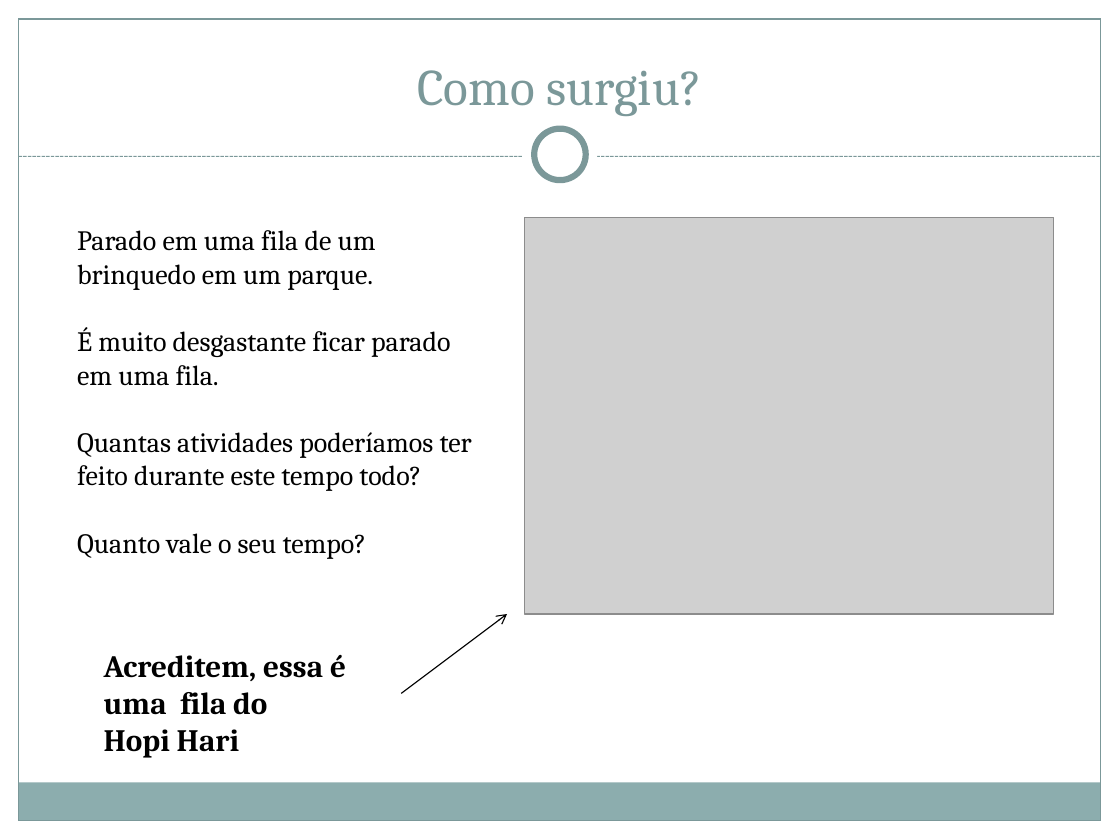
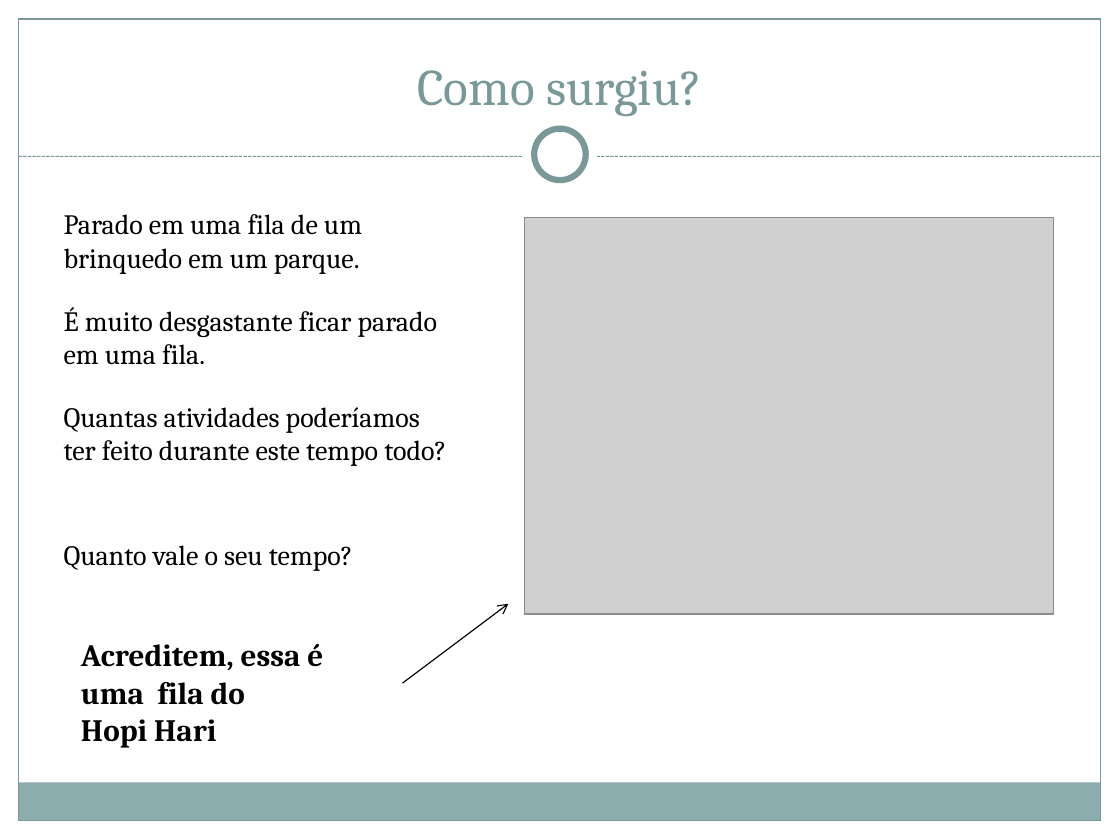
Before and after one commit to herberton/projetof1, a slide deck: slide 3 of wiki/Apresentação/Apresentação Final.pptx. Drawn at 1120x840 pixels with LibreOffice and Linux fonts; fonts in the diff are those of the drawing; grey boxes stand for pictures. Boxes give left, top, right and bottom in pixels: in the first picture for what was removed or moved away, otherwise in the second. Text is boxed around its words. In the diff, an @@ line names an element or a change of style, - is before the commit and + after.

```diff
--- a/wiki/Apresentação/Apresentação Final.pptx
+++ b/wiki/Apresentação/Apresentação Final.pptx
@@ text added at (64, 214, 362, 274), 18 pt, text #000000 @@
+Parado em uma fila de um brinquedo em um parque.
@@ text at (77, 230, 472, 491): paragraphs removed @@
-Parado em uma fila de um brinquedo em um parque.
-É muito desgastante ficar parado em uma fila.
-Quantas atividades poderíamos ter feito durante este tempo todo?
@@ text added at (64, 307, 437, 365), 18 pt, text #000000 @@
+É muito desgastante ficar parado em uma fila.
@@ text added at (64, 407, 446, 466), 18 pt, text #000000 @@
+Quantas atividades poderíamos ter feito durante este tempo todo?
@@ text "Quanto vale o seu tempo?": place and size @@
-text "Quanto vale o seu tempo?" at (77, 230, 472, 559)
+text "Quanto vale o seu tempo?" at (64, 545, 353, 571)
@@ arrow moved from (401, 693) - (507, 614) to (402, 683) - (508, 604) @@
@@ text "Acreditem, essa é": place and size @@
-text "Acreditem, essa é" at (104, 655, 346, 758)
+text "Acreditem, essa é" at (81, 644, 323, 748)
```
Also in this commit, not shown: 4 other slides changed.
